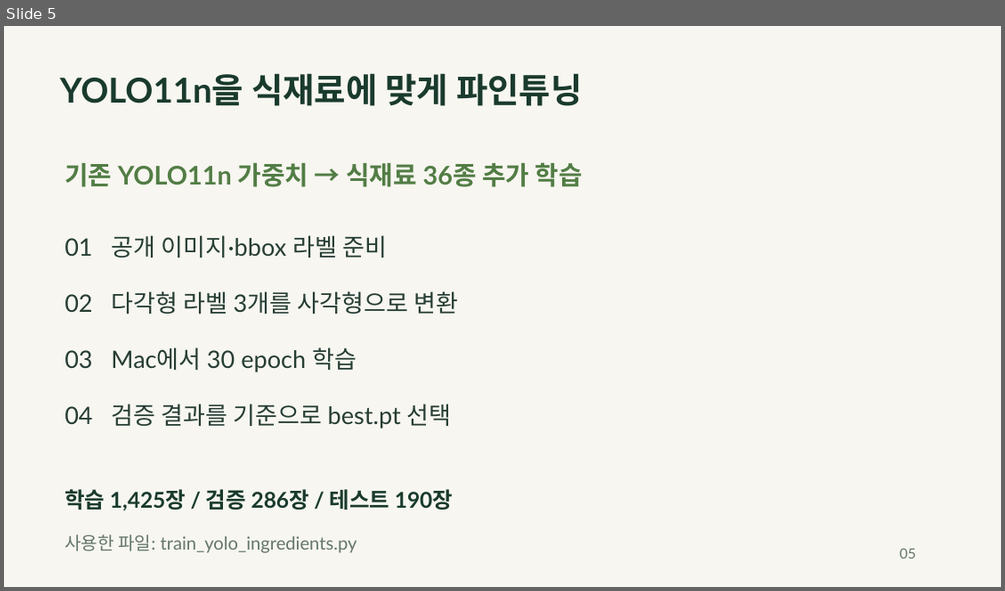
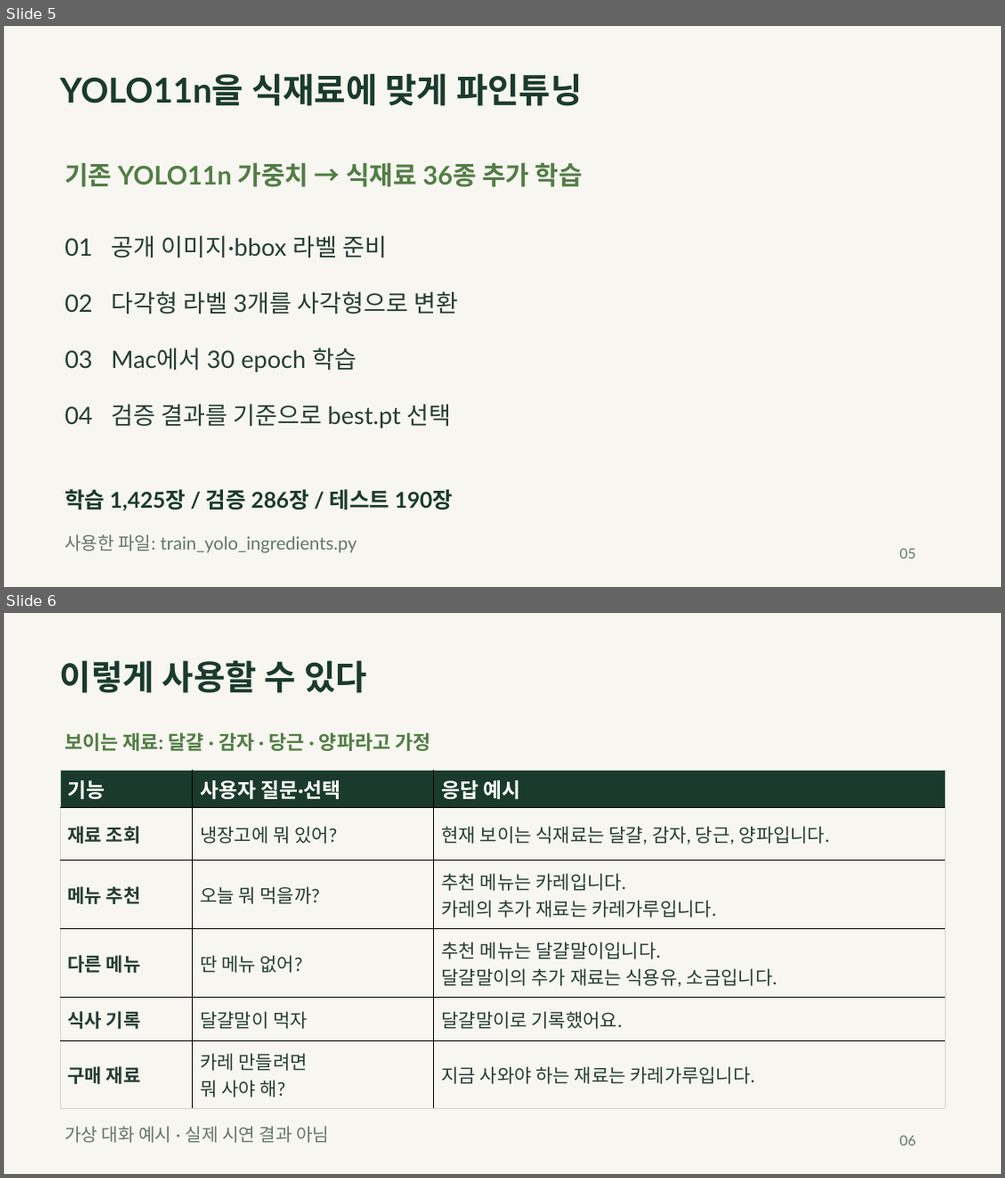
Before and after one commit to gocleanwater/Vision-LLM-202237752, a slide deck: [Project02]/presentation/Project02_Ingredients_Menu_Assistant.pptx. Shown one above the other, each under a label of ours: slide 5 before the commit, slides 5 and 6 after it. The pictures are 1005x591 and 1005x1178 pixels, drawn with LibreOffice and Linux fonts; fonts in the diff are those of the drawing. Boxes give left, top, right and bottom in pixels: in the first picture for what was removed or moved away, otherwise in the second. Text is boxed around its words. In the diff, an @@ line names an element or a change of style, - is before the commit and + after.

Commit message:
docs: 발표자료에 기능별 대화 예시 추가

```diff
--- a/[Project02]/presentation/Project02_Ingredients_Menu_Assistant.pptx
+++ b/[Project02]/presentation/Project02_Ingredients_Menu_Assistant.pptx
@@ slide 6 added at <box>4,613,1001,1174</box>, background #F7F6F0 @@
@@ text added at <box>60,660,367,693</box>, 33 pt, text #193A2D, bold @@
+이렇게 사용할 수 있다
@@ text added at <box>65,732,430,751</box>, 18.8 pt, text #527D45, bold @@
+보이는 재료: 달걀 · 감자 · 당근 · 양파라고 가정
@@ table added at <box>60,770,945,1105</box>, 6 rows, 3 columns @@
+기능 | 사용자 질문·선택 | 응답 예시
+재료 조회 | 냉장고에 뭐 있어? | 현재 보이는 식재료는 달걀, 감자, 당근, 양파입니다.
+메뉴 추천 | 오늘 뭐 먹을까? | 추천 메뉴는 카레입니다. / 카레의 추가 재료는 카레가루입니다.
+다른 메뉴 | 딴 메뉴 없어? | 추천 메뉴는 달걀말이입니다. / 달걀말이의 추가 재료는 식용유, 소금입니다.
+식사 기록 | 달걀말이 먹자 | 달걀말이로 기록했어요.
+구매 재료 | 카레 만들려면 / 뭐 사야 해? | 지금 사와야 하는 재료는 카레가루입니다.
@@ text added at <box>65,1126,329,1143</box>, 17.2 pt, text #64766A @@
+가상 대화 예시 · 실제 시연 결과 아님
@@ text added at <box>899,1135,915,1145</box>, 13.5 pt, text #64766A @@
+06
```
Also in this commit, not shown: 2 other files.
